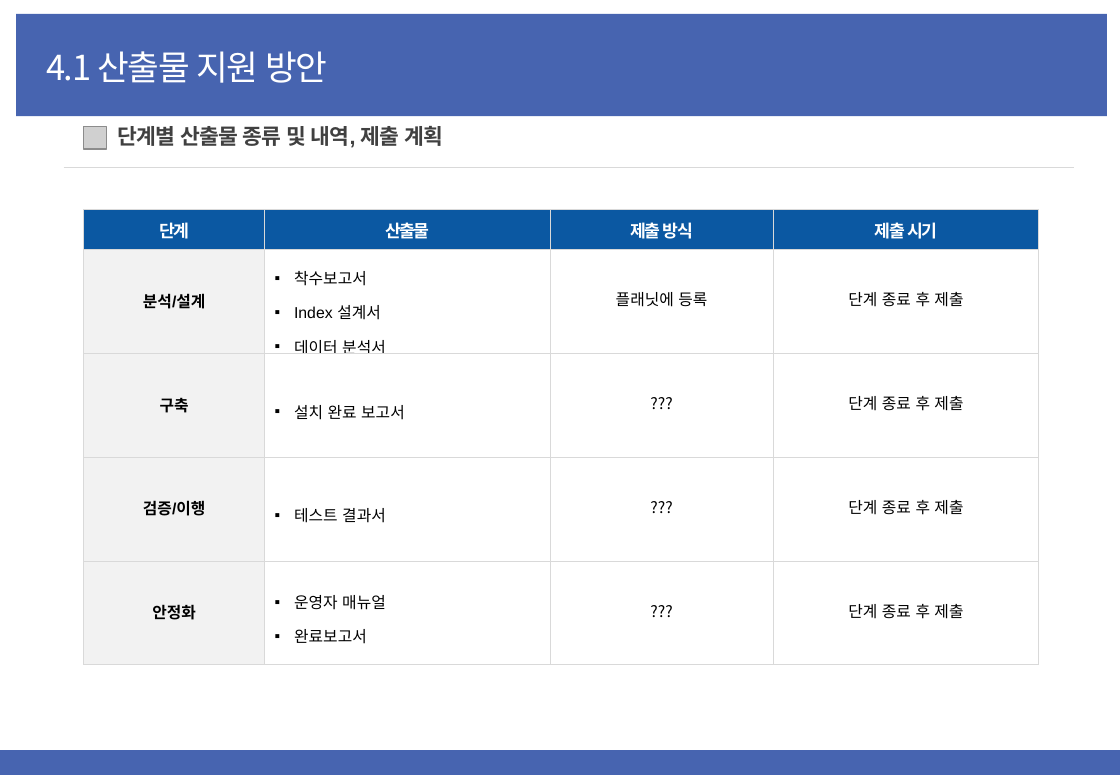
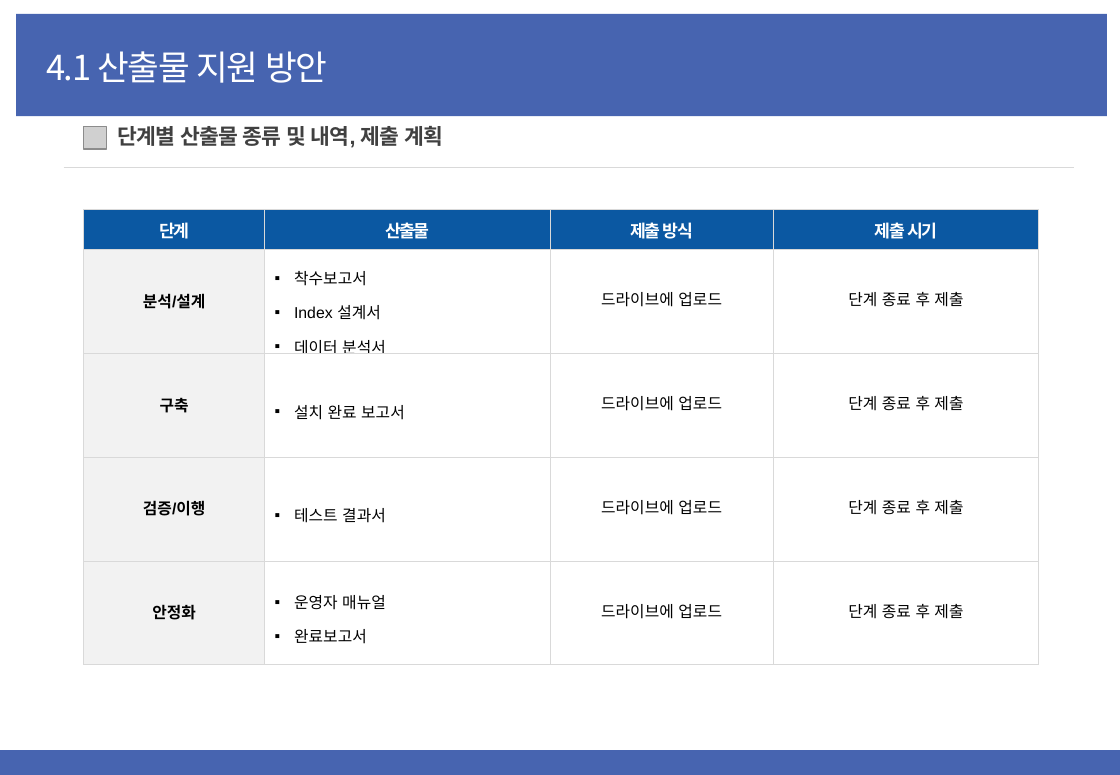
Before and after one commit to ankiyong/elasticsearch_project, a slide deck: slide 15 of documents/착수보고서_2.pptx. Drawn at 1120x775 pixels with LibreOffice and Linux fonts; fonts in the diff are those of the drawing; grey boxes stand for pictures. Boxes give left, top, right and bottom in pixels: in the first picture for what was removed or moved away, otherwise in the second. Text is boxed around its words. In the diff, an @@ line names an element or a change of style, - is before the commit and + after.

```diff
--- a/documents/착수보고서_2.pptx
+++ b/documents/착수보고서_2.pptx
@@ table at bbox=[84, 210, 1039, 665] @@
-row 2, column 3: 플래닛에 등록
+row 2, column 3: 드라이브에 업로드
-row 3, column 3: ???
+row 3, column 3: 드라이브에 업로드
-row 4, column 3: ???
+row 4, column 3: 드라이브에 업로드
-row 5, column 3: ???
+row 5, column 3: 드라이브에 업로드
```
Also in this commit, not shown: 3 other slides changed, 8 other files.
